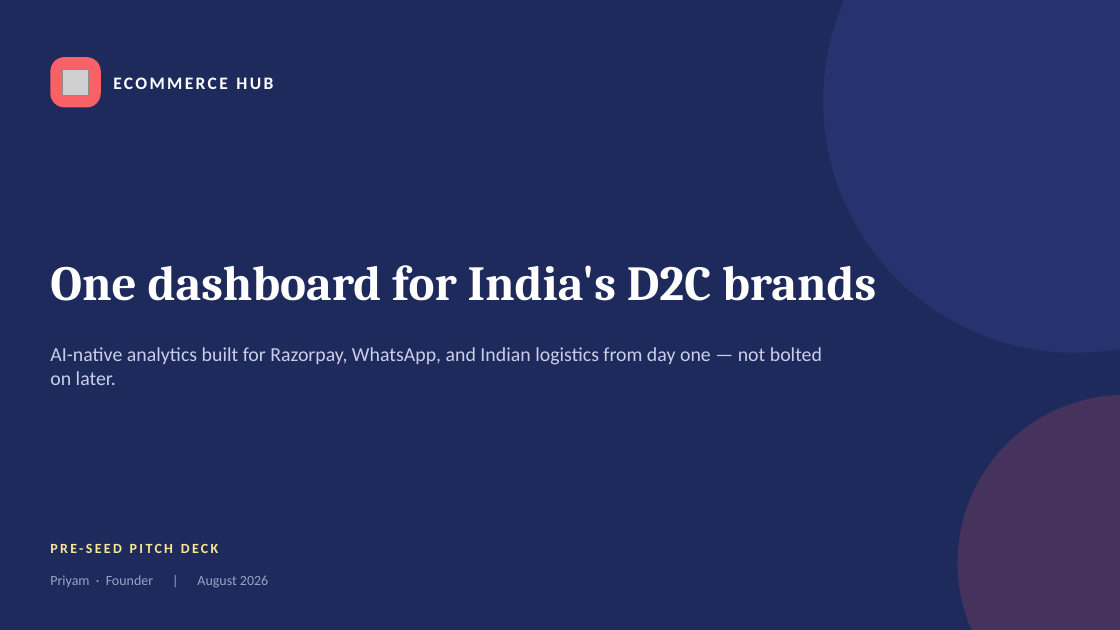
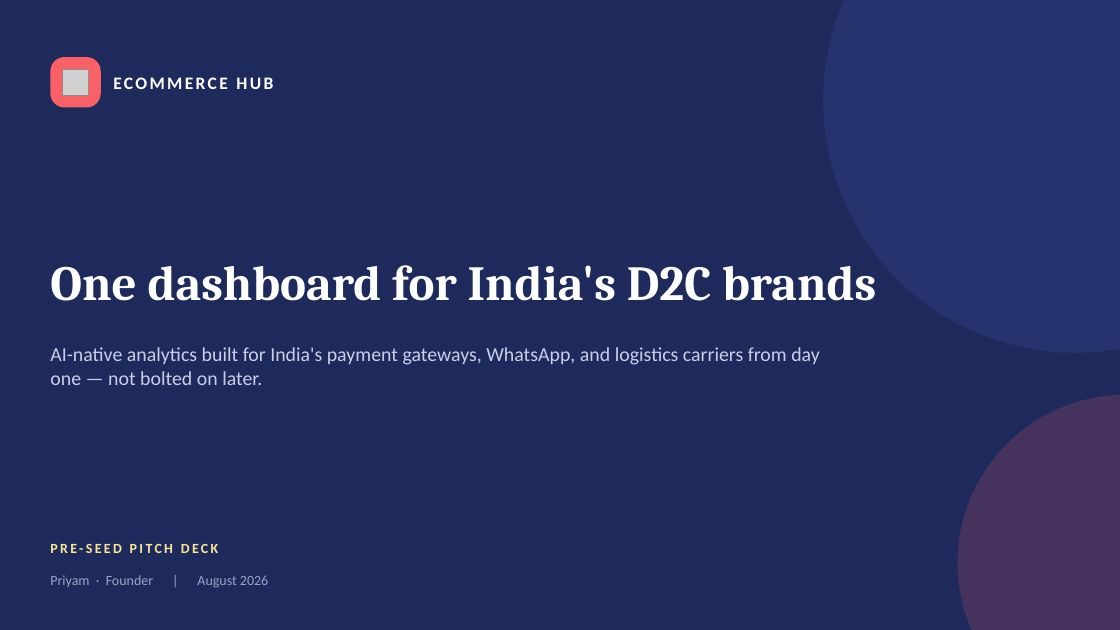
Before and after one commit to rupaparapriyam/priyam-ka-patora, a slide deck: slide 1 of A priyam ka patora/Startup Ideas/03 - Ecommerce Hub/Ecommerce_Hub_PreSeed_Deck.pptx. Drawn at 1120x630 pixels with LibreOffice and Linux fonts; fonts in the diff are those of the drawing; grey boxes stand for pictures. Boxes give left, top, right and bottom in pixels: in the first picture for what was removed or moved away, otherwise in the second. Text is boxed around its words. In the diff, an @@ line names an element or a change of style, - is before the commit and + after.

```diff
--- a/A priyam ka patora/Startup Ideas/03 - Ecommerce Hub/Ecommerce_Hub_PreSeed_Deck.pptx
+++ b/A priyam ka patora/Startup Ideas/03 - Ecommerce Hub/Ecommerce_Hub_PreSeed_Deck.pptx
@@ text at [50,347,820,385]: text changed @@
-AI-native analytics built for Razorpay, WhatsApp, and Indian logistics from day one — not bolted on later.
+AI-native analytics built for India's payment gateways, WhatsApp, and logistics carriers from day one — not bolted on later.
```
Also in this commit, not shown: 15 other slides changed, 1 slide added, 2 other files.
